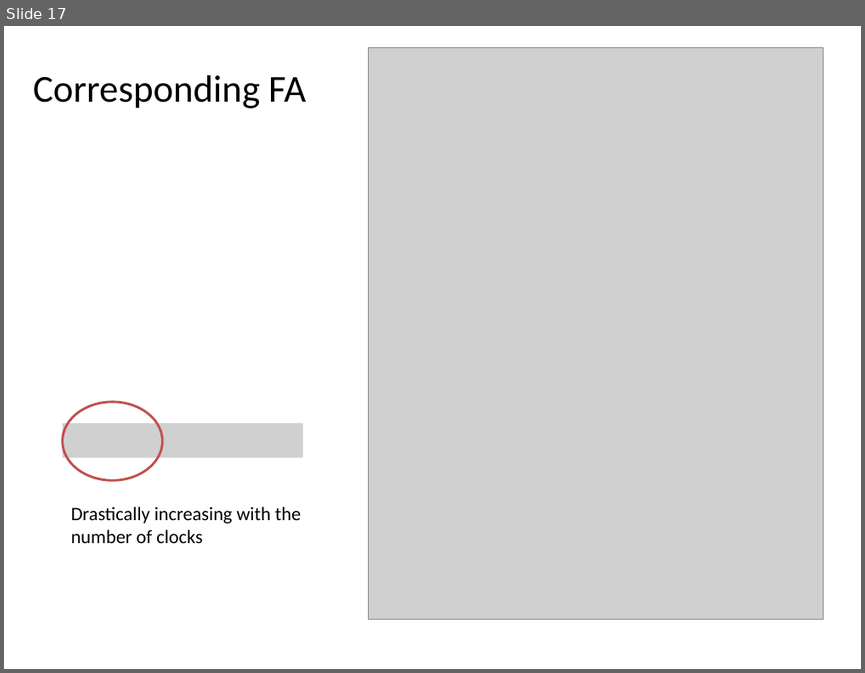
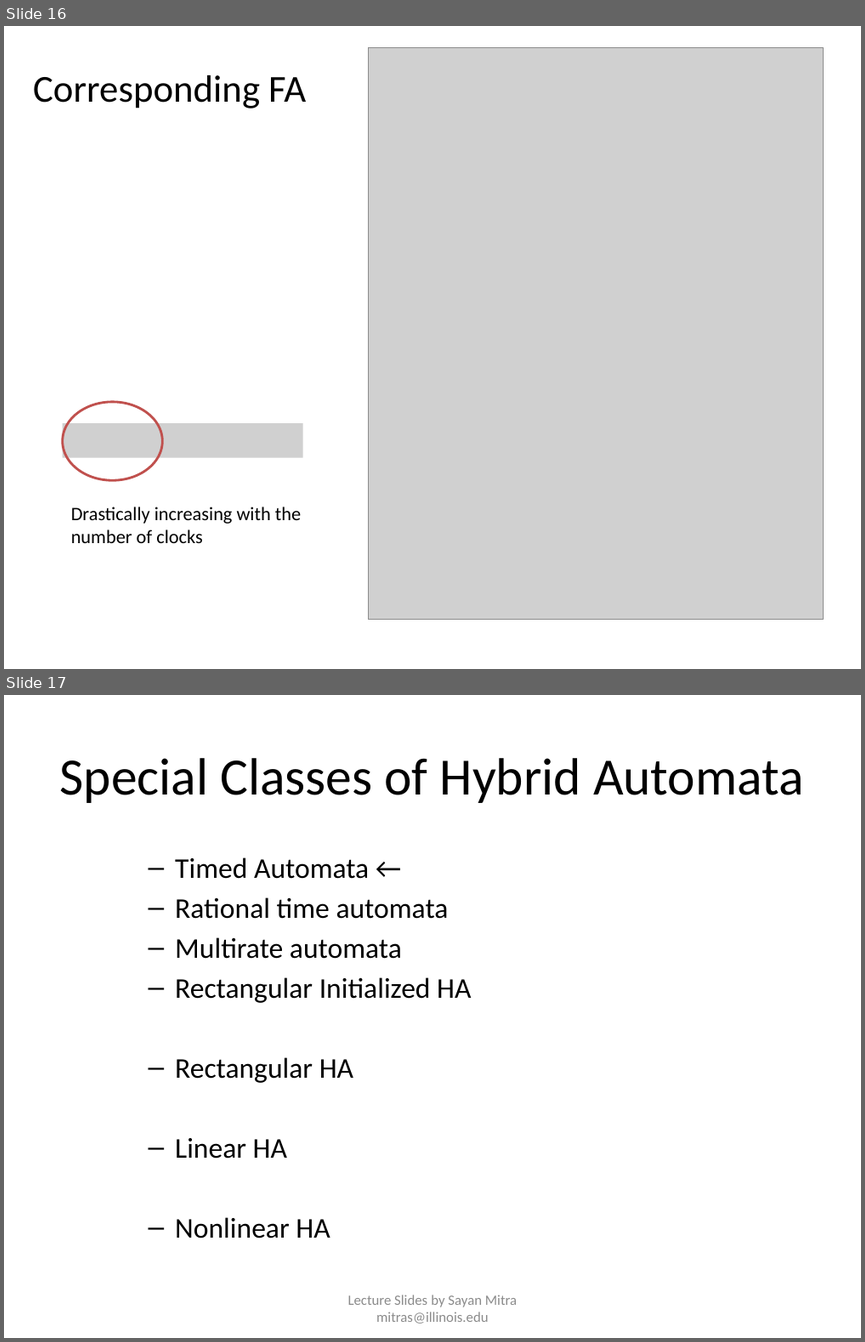
Before and after one commit to sayanmitracode/cpsbooksite, a slide deck: Slides/ReachabilityTimedAutomata.pptx. Shown one above the other, each under a label of ours: slide 17 before the commit, slides 16 and 17 after it. The pictures are 865x673 and 865x1342 pixels, drawn with LibreOffice and Linux fonts; fonts in the diff are those of the drawing; grey boxes stand for pictures. Boxes give left, top, right and bottom in pixels: in the first picture for what was removed or moved away, otherwise in the second. Text is boxed around its words. In the diff, an @@ line names an element or a change of style, - is before the commit and + after.

```diff
--- a/Slides/ReachabilityTimedAutomata.pptx
+++ b/Slides/ReachabilityTimedAutomata.pptx
@@ slide 17 added at [4, 695, 861, 1338], background #FFFFFF @@
@@ title added at [59, 758, 804, 803], 44 pt, text #000000 @@
+Special Classes of Hybrid Automata
@@ text added at [175, 857, 471, 1238], 24 pt, text #000000 @@
+  – Timed Automata ←
+  – Rational time automata
+  – Multirate automata
+  – Rectangular Initialized HA
+  – Rectangular HA
+  – Linear HA
+  – Nonlinear HA
@@ text added at [348, 1294, 517, 1323], 12 pt, text #8C8C8C @@
+Lecture Slides by Sayan Mitra mitras@illinois.edu
@@ what was slide 17 is now slide 16 @@
```
Also in this commit, not shown: 3 slides changed, 23 other slides added, 2 slides removed, 4 other files.
